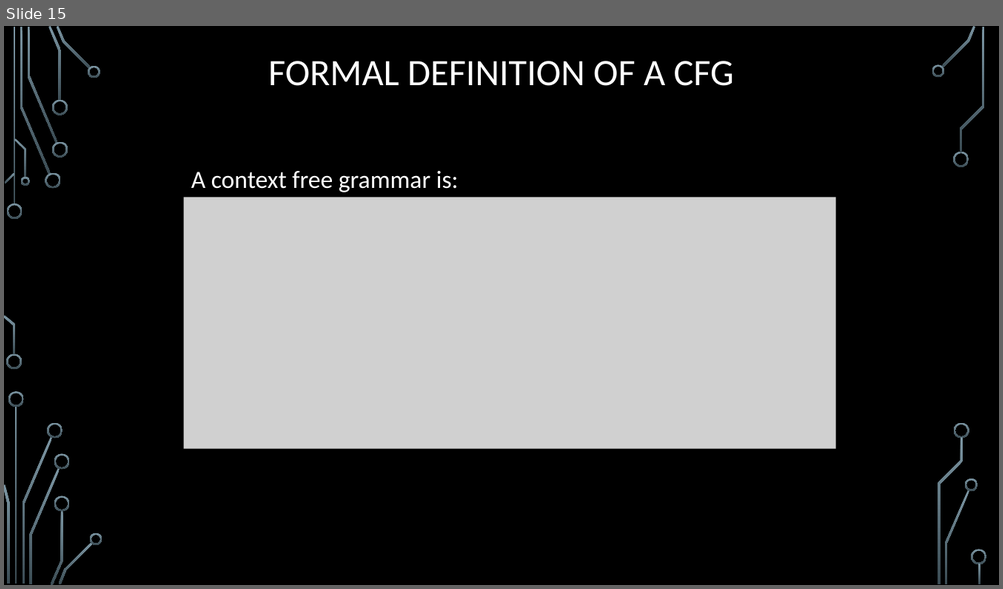
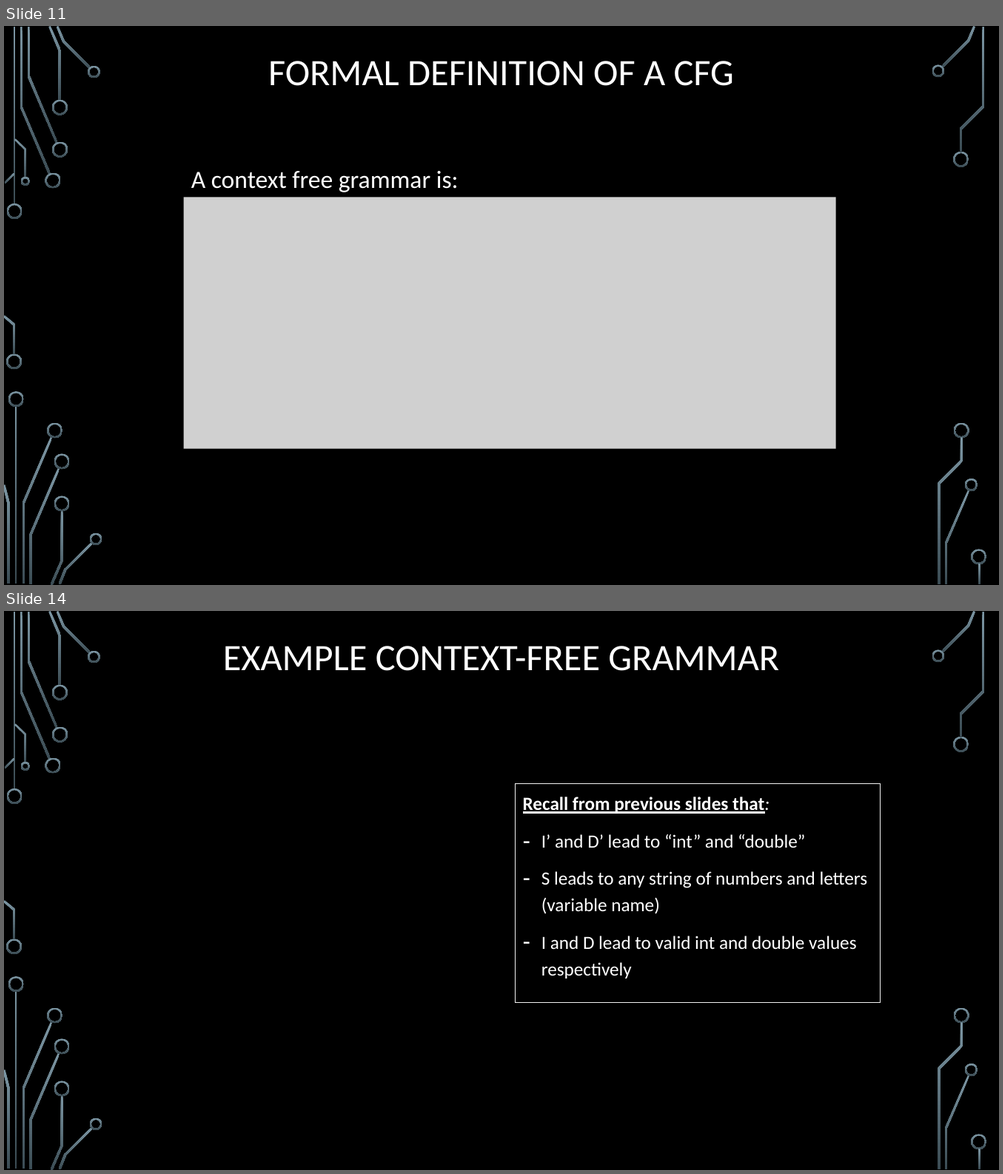
Before and after one commit to markfloryan/dmt2, a slide deck: slides/03-ContextFreeLanguages.pptx. Shown one above the other, each under a label of ours: slide 15 before the commit, slides 11 and 14 after it; the slides between them are not shown. The pictures are 1003x589 and 1003x1174 pixels, drawn with LibreOffice and Linux fonts; fonts in the diff are those of the drawing; grey boxes stand for pictures; background and template pictures are left out. Boxes give left, top, right and bottom in pixels: in the first picture for what was removed or moved away, otherwise in the second. Text is boxed around its words. In the diff, an @@ line names an element or a change of style, - is before the commit and + after.

```diff
--- a/slides/03-ContextFreeLanguages.pptx
+++ b/slides/03-ContextFreeLanguages.pptx
@@ slide 14 added at box(4, 611, 999, 1170), background picture (left out); not listed: 36 template elements that a slide beside it also shows @@
@@ title added at box(223, 646, 779, 671), 36 pt, text #FFFFFF @@
+EXAMPLE CONTEXT-FREE GRAMMAR
@@ rectangle added at box(515, 784, 880, 1002), outline #F2F2F2 0.75 pt, 18 pt, text #FFFFFF @@
+Recall from previous slides that:
+– I’ and D’ lead to “int” and “double”
+– S leads to any string of numbers and letters (variable name)
+– I and D lead to valid int and double values respectively
@@ what was slide 15 is now slide 11 @@
```
Also in this commit, not shown: 2 slides changed, 1 other slide added, 1 other file.
